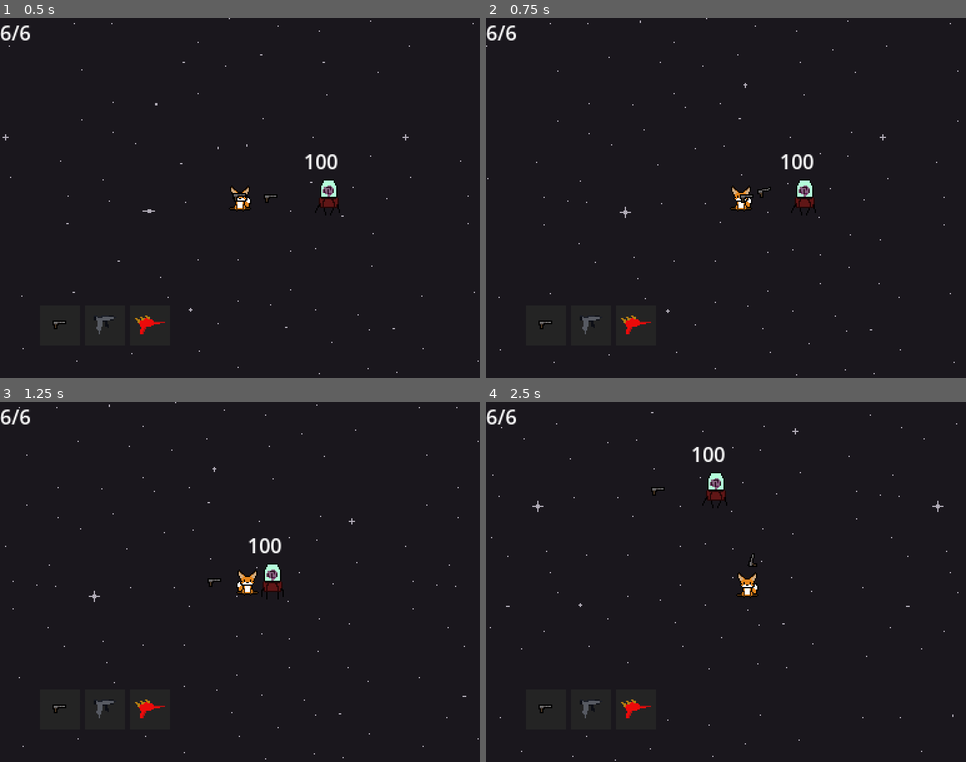
Above: before the commit, frames 1-4 (two rows, left to right).
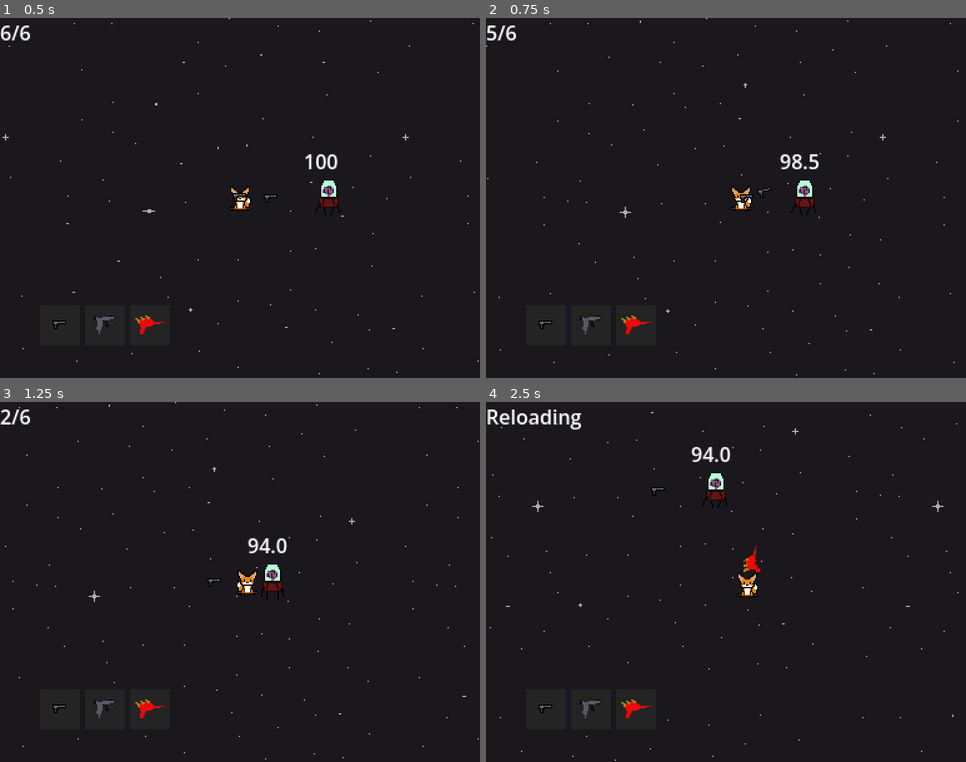
Above: after the commit, the same moments.

Repository: GrayOloB/VoidSpace
Game: Godot game, scene res://Scenes/main.tscn
Two runs of this game, one before a commit and one after it. Both use one fixed random seed, a clock stepped at 60 frames per second and the inputs below.
Inputs (mouse positions are in pixels of both pictures, inside the frame that each line leads up to):
- Up to frame 1 (0.5 s): no input
- Up to frame 2 (0.75 s): tap Enter at 0.5 s; move the mouse to (831, 180) at 0.52 s; press the mouse at (831, 180) at 0.53 s; hold D (right) from 0.53 s (still down)
- Up to frame 3 (1.25 s): keep holding D (right); tap 1 (one, bound only after the commit) at 0.8 s
- Up to frame 4 (2.5 s): move the mouse to (630, 600) at 1.27 s; release D (right) at 1.28 s; release the mouse at (630, 600) at 1.28 s; hold S (down) 1.28-2.03 s; tap 1 (one, bound only after the commit) at 1.35 s; click (630, 600) at 1.42 s; tap R (r, bound only after the commit) at 1.55 s; move the mouse to (774, 502) at 2.02 s; hold D (right) from 2.03 s (still down); hold R (r, bound only after the commit) from 2.03 s (still down); click (774, 502) at 2.17 s; tap 3 (three, bound only after the commit) at 2.3 s

Frame 1 is identical in both runs. In frame 2, 0.3% of the frame differs, in the area x 0-70%, y 2-43%; in frame 3, 0.3%; in frame 4, 0.8%, in the area x 0-58%, y 2-48%.

Commit message:
Add files via upload

Diff:
--- a/project.godot
+++ b/project.godot
@@ -58,6 +58,31 @@
 "events": [Object(InputEventKey,"resource_local_to_scene":false,"resource_name":"","device":-1,"window_id":0,"alt_press …(192 unchanged characters)…
 ]
 }
+leftClick={
+"deadzone": 0.2,
+"events": [Object(InputEventMouseButton,"resource_local_to_scene":false,"resource_name":"","device":-1,"window_id":0,"alt_pressed":false,"shift_pressed":false,"ctrl_pressed":false,"meta_pressed":false,"button_mask":1,"position":Vector2(357, 25),"global_position":Vector2(369, 85),"factor":1.0,"button_index":1,"canceled":false,"pressed":true,"double_click":false,"script":null)
+]
+}
+one={
+"deadzone": 0.2,
+"events": [Object(InputEventKey,"resource_local_to_scene":false,"resource_name":"","device":-1,"window_id":0,"alt_pressed":false,"shift_pressed":false,"ctrl_pressed":false,"meta_pressed":false,"pressed":false,"keycode":0,"physical_keycode":49,"key_label":0,"unicode":49,"location":0,"echo":false,"script":null)
+]
+}
+two={
+"deadzone": 0.2,
+"events": [Object(InputEventKey,"resource_local_to_scene":false,"resource_name":"","device":-1,"window_id":0,"alt_pressed":false,"shift_pressed":false,"ctrl_pressed":false,"meta_pressed":false,"pressed":false,"keycode":0,"physical_keycode":50,"key_label":0,"unicode":50,"location":0,"echo":false,"script":null)
+]
+}
+three={
+"deadzone": 0.2,
+"events": [Object(InputEventKey,"resource_local_to_scene":false,"resource_name":"","device":-1,"window_id":0,"alt_pressed":false,"shift_pressed":false,"ctrl_pressed":false,"meta_pressed":false,"pressed":false,"keycode":0,"physical_keycode":51,"key_label":0,"unicode":51,"location":0,"echo":false,"script":null)
+]
+}
+r={
+"deadzone": 0.2,
+"events": [Object(InputEventKey,"resource_local_to_scene":false,"resource_name":"","device":-1,"window_id":0,"alt_pressed":false,"shift_pressed":false,"ctrl_pressed":false,"meta_pressed":false,"pressed":false,"keycode":0,"physical_keycode":82,"key_label":0,"unicode":114,"location":0,"echo":false,"script":null)
+]
+}
 
 [physics]
 
Not shown, added: LICENSE
